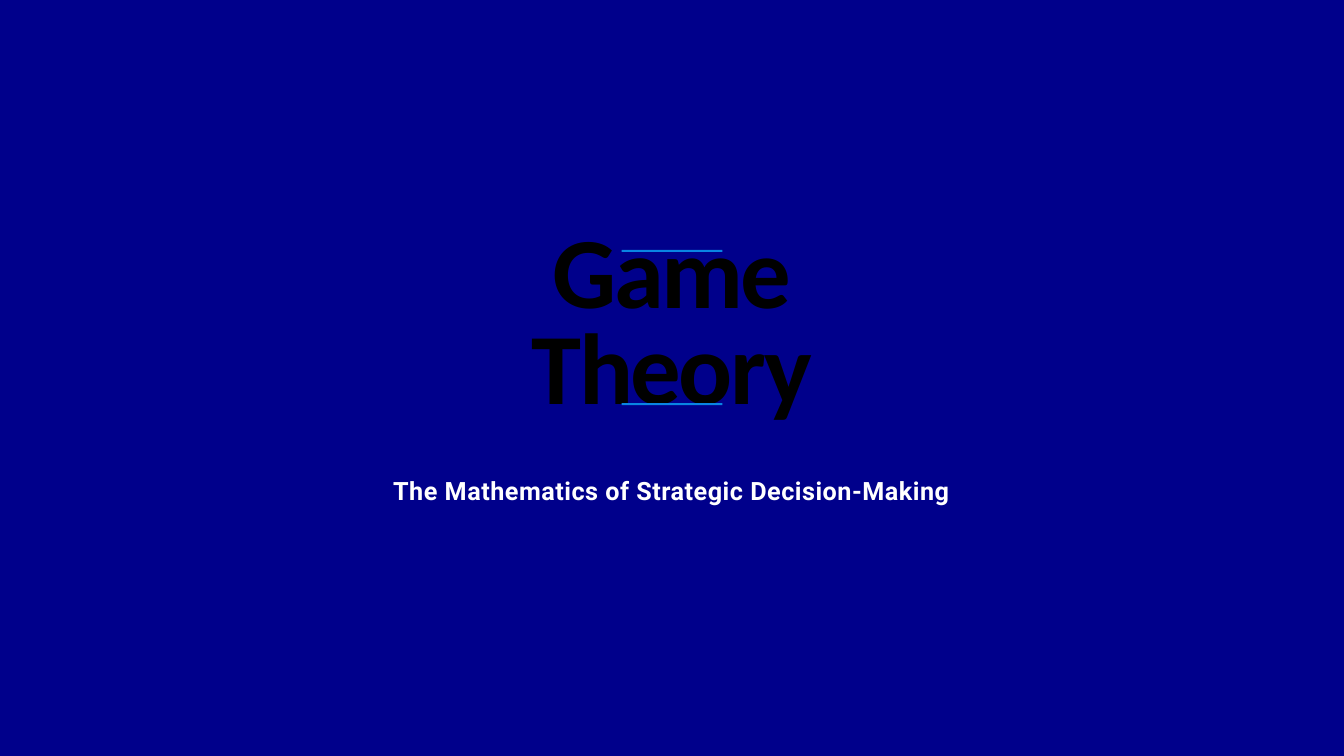
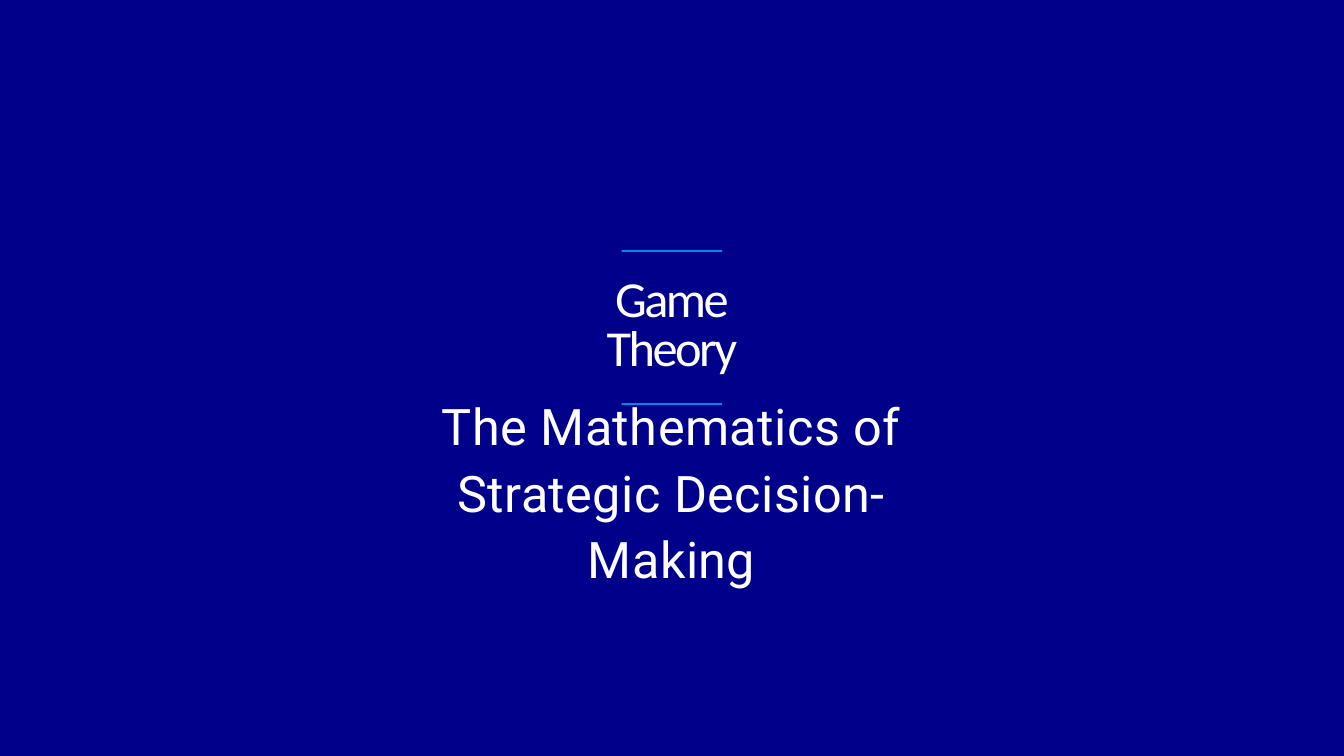
Before and after one commit to mrwwk/DeskCraft, a slide deck: slide 1 of assets/libreoffice_impr_njc/06706431-3011-417a-bd22-36869b25d1fe/Game Theory.pptx. Drawn at 1344x756 pixels with LibreOffice and Linux fonts; fonts in the diff are those of the drawing. Boxes give left, top, right and bottom in pixels: in the first picture for what was removed or moved away, otherwise in the second. Text is boxed around its words. In the diff, an @@ line names an element or a change of style, - is before the commit and + after.

```diff
--- a/assets/libreoffice_impr_njc/06706431-3011-417a-bd22-36869b25d1fe/Game Theory.pptx
+++ b/assets/libreoffice_impr_njc/06706431-3011-417a-bd22-36869b25d1fe/Game Theory.pptx
@@ text "Game" at (607, 284, 738, 374): size 72 to 36 pt, text colour #000000 to #FFFFFF, bold off @@
@@ text "The Mathematics of Strategic Decision-Making" at (442, 403, 900, 589): size 18 to 36 pt, letter spacing 0.4 to 0.3 pt, bold off @@
@@ freeform shape at (622, 403, 723, 405): outline redrawn @@
```
Also in this commit, not shown: 9 other slides changed, 2 slides removed, 58 other files.
